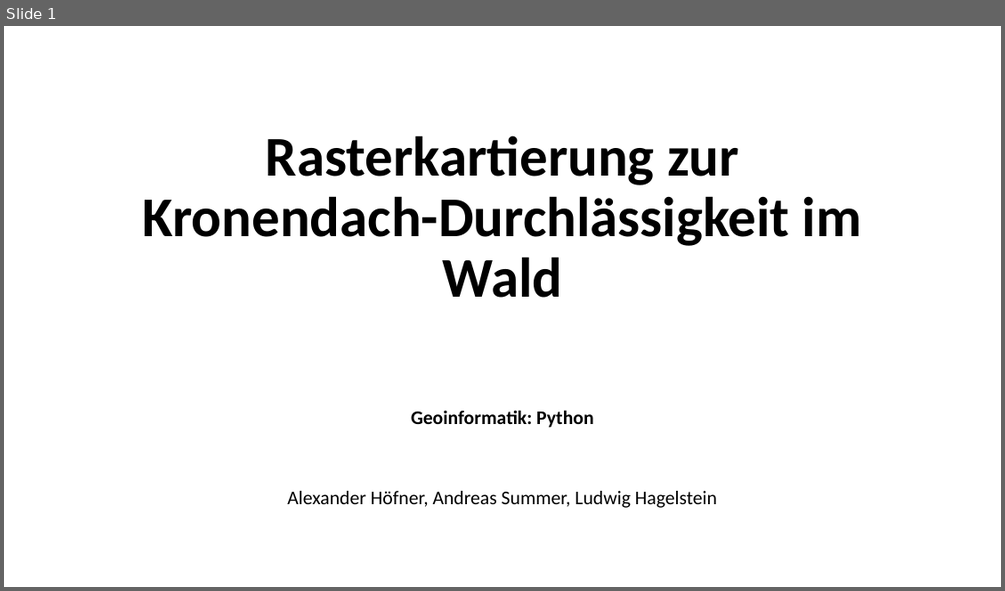
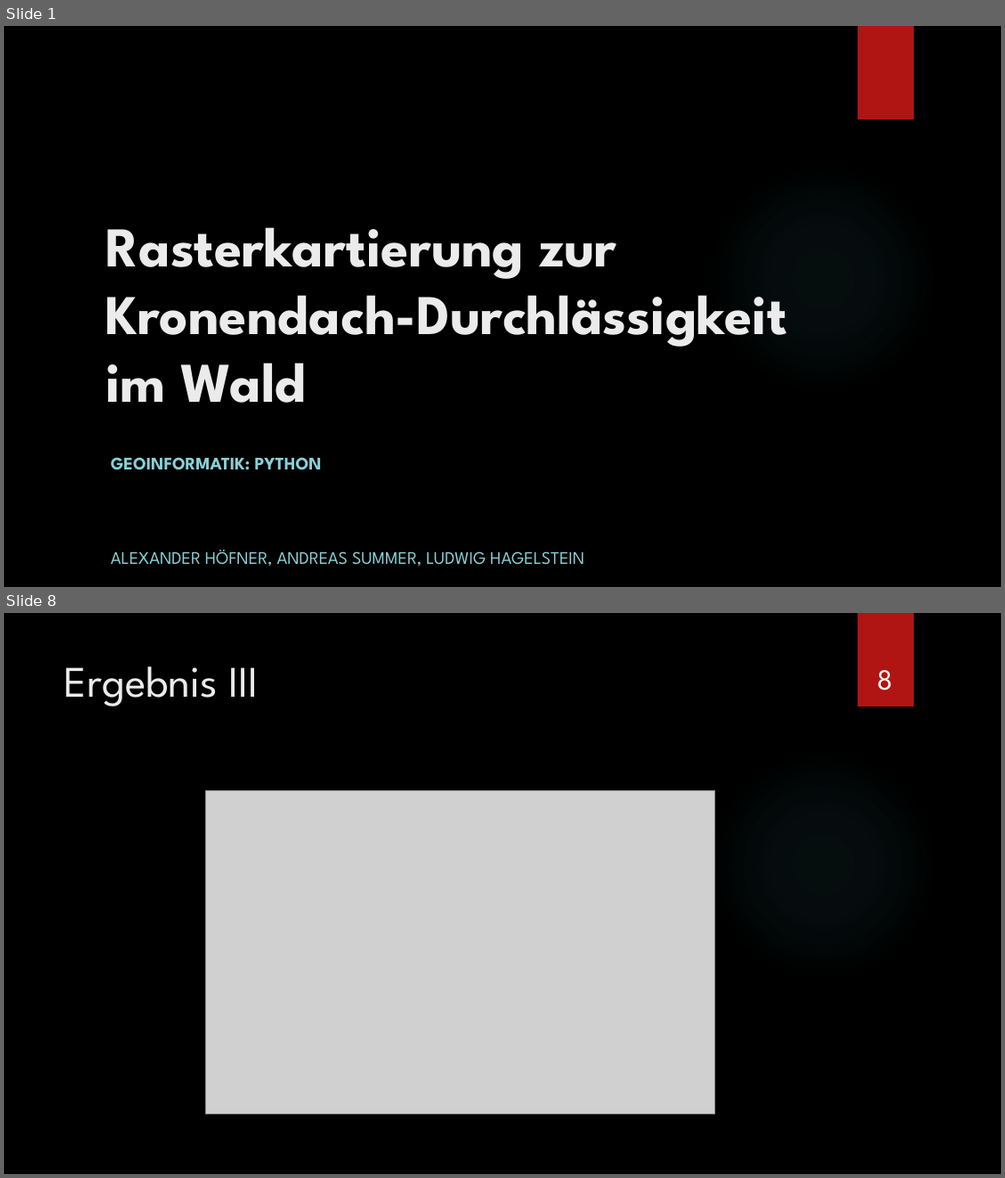
Before and after one commit to PythonThema4/kronendach, a slide deck: Kronendach-Durchlässigkeit.pptx. Shown one above the other, each under a label of ours: slide 1 before the commit, slides 1 and 8 after it; the slides between them are not shown. The pictures are 1005x591 and 1005x1178 pixels, drawn with LibreOffice and Linux fonts; fonts in the diff are those of the drawing; grey boxes stand for pictures; background and template pictures are left out. Boxes give left, top, right and bottom in pixels: in the first picture for what was removed or moved away, otherwise in the second. Text is boxed around its words. In the diff, an @@ line names an element or a change of style, - is before the commit and + after.

```diff
--- a/Kronendach-Durchlässigkeit.pptx
+++ b/Kronendach-Durchlässigkeit.pptx
@@ slide 8 added at [4, 613, 1001, 1174], background picture (left out); not listed: 2 template elements that a slide beside it also shows @@
@@ title added at [65, 666, 259, 706], 42 pt, text #EBEBEB @@
+Ergebnis III
@@ page number added at [877, 670, 893, 690], 28 pt, text #FFFFFF @@
+8
@@ picture added at [206, 791, 714, 1114] @@
@@ slide 1 changed as well @@
@@ background #FFFFFF to picture (left out) @@
@@ rectangle added at [858, 26, 914, 119], fill #B01513 @@
@@ title "Rasterkartierung zur Kronendach-Durchlässigkeit im Wald": place and size @@
-title "Rasterkartierung zur Kronendach-Durchlässigkeit im Wald" at [143, 135, 862, 297]
+title "Rasterkartierung zur Kronendach-Durchlässigkeit im Wald" at [105, 227, 787, 402]
@@ title "Rasterkartierung zur Kronendach-Durchlässigkeit im Wald" at [105, 227, 787, 402]: font Calibri to League Spartan, text colour #000000 to #EBEBEB; alignment centre to left; line spacing 0.9 to 1 @@
@@ ellipse added at [708, 163, 938, 394], fill gradient #50B9C1 @@
@@ subtitle at [111, 457, 584, 565]: text changed; size 18.6 to 17 pt; font Calibri to League Spartan; text colour #000000 to #8AD0D6 @@
-Geoinformatik: Python
-Alexander Höfner, Andreas Summer, Ludwig Hagelstein
+GEOINFORMATIK: PYTHON
+ALEXANDER HÖFNER, ANDREAS SUMMER, LUDWIG HAGELSTEIN
```
Also in this commit, not shown: 4 other slides changed, 4 other slides added, 6 slides removed, 7 other files.
